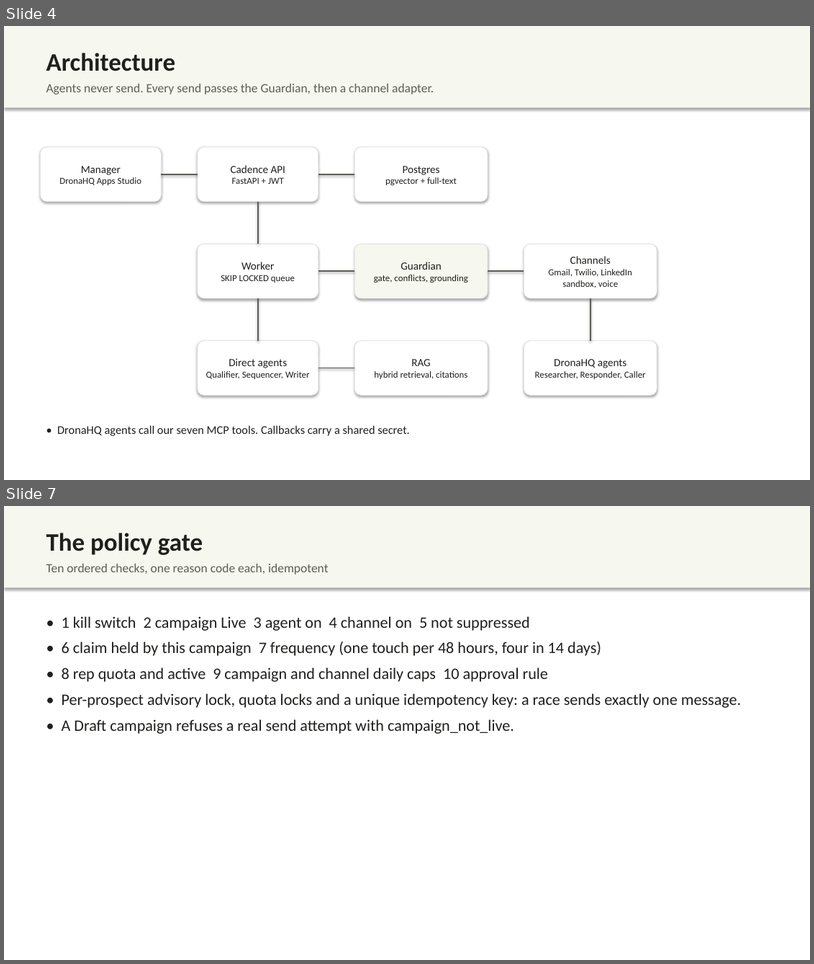
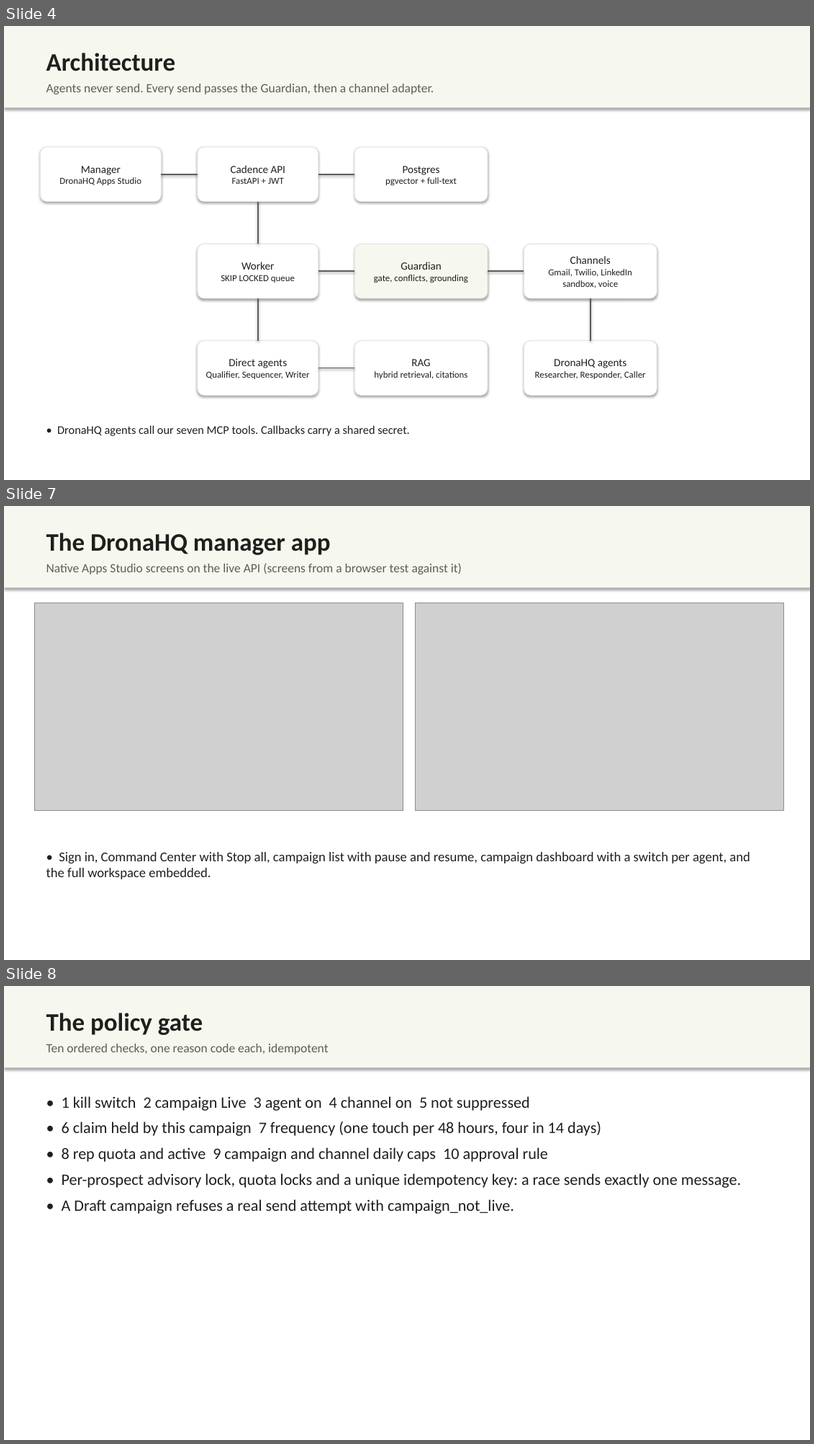
Before and after one commit to kiranG18/Buildathon-2026, a slide deck: docs/deck/Cadence.pptx. Shown one above the other, each under a label of ours: slides 4 and 7 before the commit, slides 4, 7 and 8 after it; the slides between them are not shown. The pictures are 814x964 and 814x1444 pixels, drawn with LibreOffice and Linux fonts; fonts in the diff are those of the drawing; grey boxes stand for pictures. Boxes give left, top, right and bottom in pixels: in the first picture for what was removed or moved away, otherwise in the second. Text is boxed around its words. In the diff, an @@ line names an element or a change of style, - is before the commit and + after.

```diff
--- a/docs/deck/Cadence.pptx
+++ b/docs/deck/Cadence.pptx
@@ slide 7 added at bbox=[4, 506, 810, 960], background #FFFFFF @@
@@ rectangle added at bbox=[4, 506, 810, 587], fill #F6F7EE @@
@@ text added at bbox=[46, 533, 331, 555], 30 pt, text #1F201D, bold @@
+The DronaHQ manager app
@@ text added at bbox=[46, 563, 462, 574], 15 pt, text #5D5E58 @@
+Native Apps Studio screens on the live API (screens from a browser test against it)
@@ picture added at bbox=[34, 602, 404, 811] @@
@@ picture added at bbox=[415, 602, 784, 811] @@
@@ text added at bbox=[46, 852, 750, 879], 16 pt, text #1F201D @@
+• Sign in, Command Center with Stop all, campaign list with pause and resume, campaign dashboard with a switch per agent, and the full workspace embedded.
@@ what was slide 7 is now slide 8 @@
```
Also in this commit, not shown: 7 slides changed, 5 other files.
